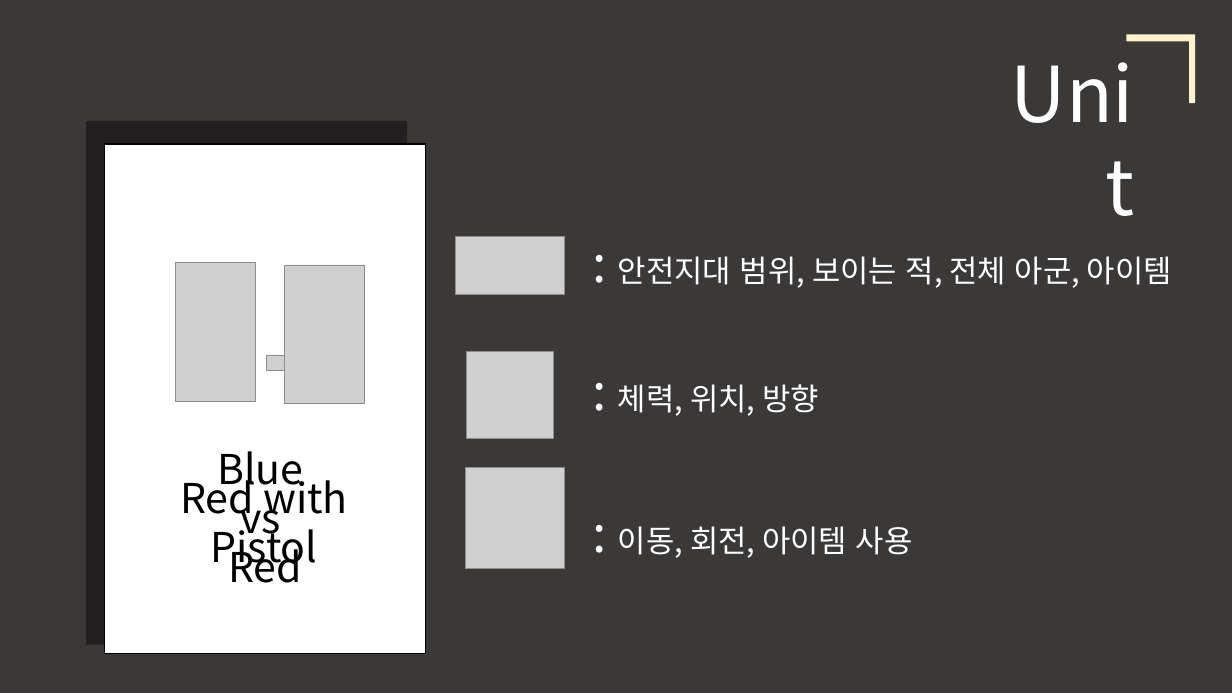
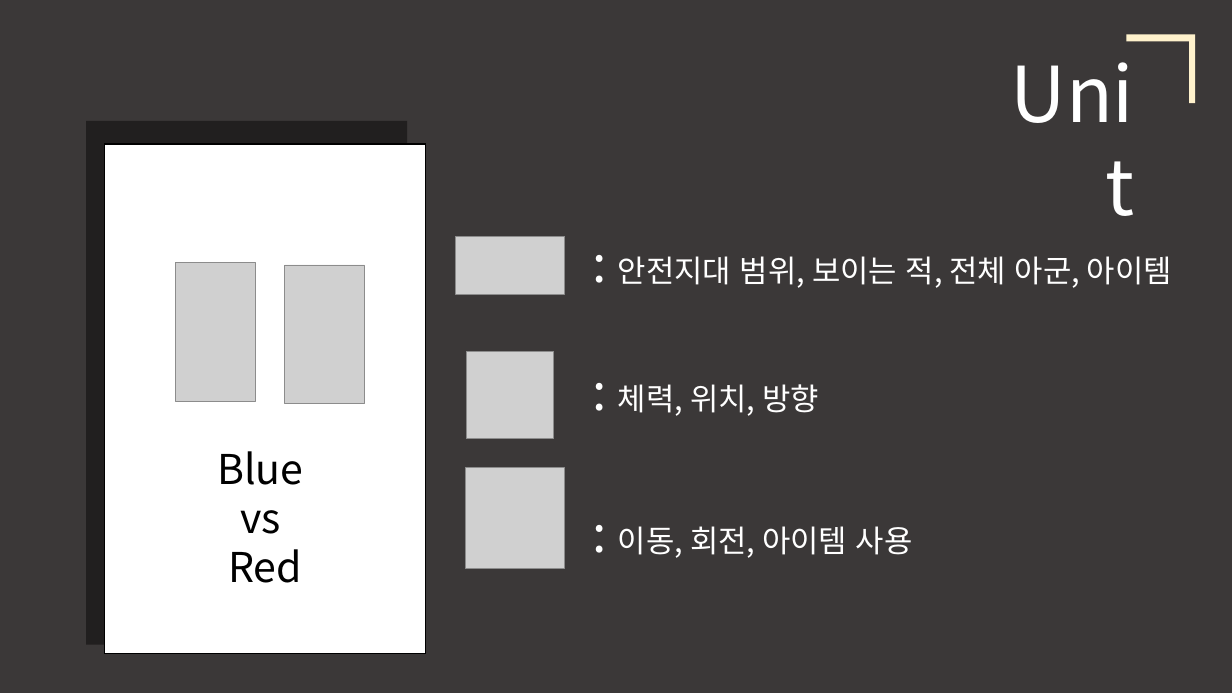
Before and after one commit to robin-maki/ABneBA, a slide deck: slide 10 of ABneBA_Presentation.pptx (slide 9 before the commit). Drawn at 1232x693 pixels with LibreOffice and Linux fonts; fonts in the diff are those of the drawing; grey boxes stand for pictures. Boxes give left, top, right and bottom in pixels: in the first picture for what was removed or moved away, otherwise in the second. Text is boxed around its words. In the diff, an @@ line names an element or a change of style, - is before the commit and + after.

```diff
--- a/ABneBA_Presentation.pptx
+++ b/ABneBA_Presentation.pptx
@@ picture removed at [266, 356, 327, 371] @@
@@ text removed at [180, 471, 348, 573] @@
-Red with
-Pistol
```
Also in this commit, not shown: 2 slides added, 1 other file.
